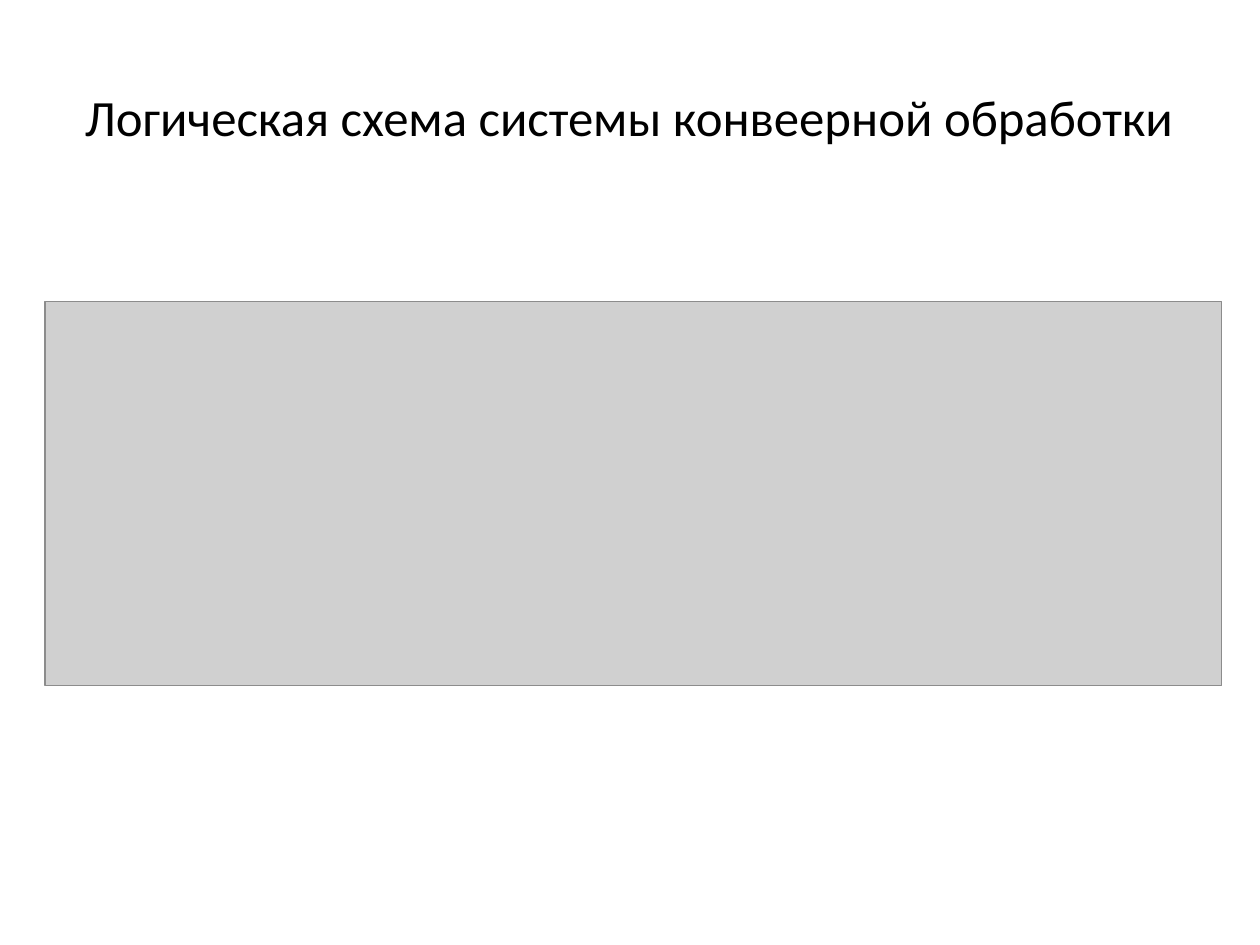
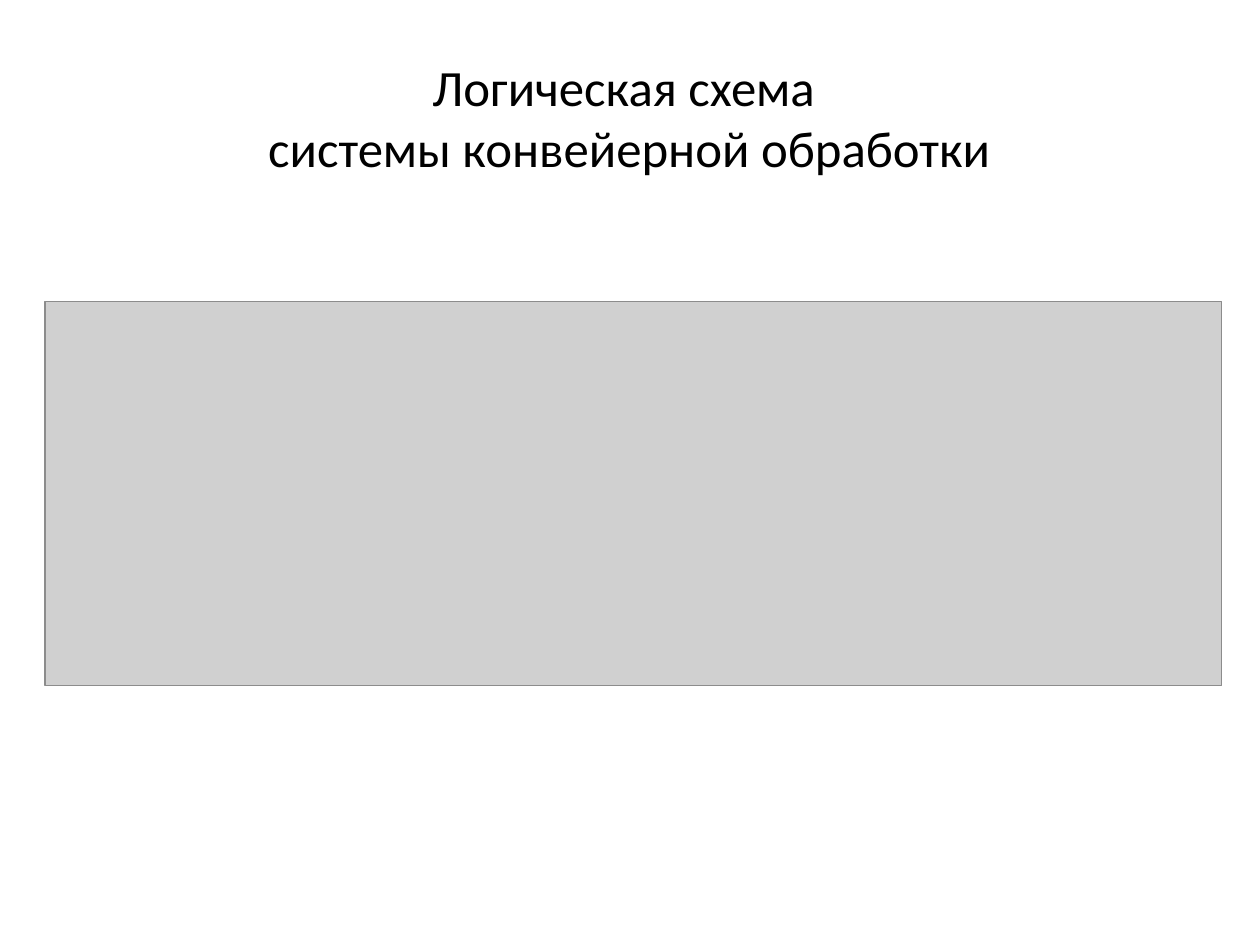
Before and after one commit to sasha2567/diplom, a slide deck: slide 4 of К защите/Саша/В диплом/На защиту/На защиту.pptx. Drawn at 1260x945 pixels with LibreOffice and Linux fonts; fonts in the diff are those of the drawing; grey boxes stand for pictures. Boxes give left, top, right and bottom in pixels: in the first picture for what was removed or moved away, otherwise in the second. Text is boxed around its words. In the diff, an @@ line names an element or a change of style, - is before the commit and + after.

```diff
--- a/К защите/Саша/В диплом/На защиту/На защиту.pptx
+++ b/К защите/Саша/В диплом/На защиту/На защиту.pptx
@@ title at <box>268,73,990,176</box>: text changed @@
-Логическая схема системы конвеерной обработки
+Логическая схема
+системы конвейерной обработки
```
Also in this commit, not shown: 9 other slides changed, 1 other file.
